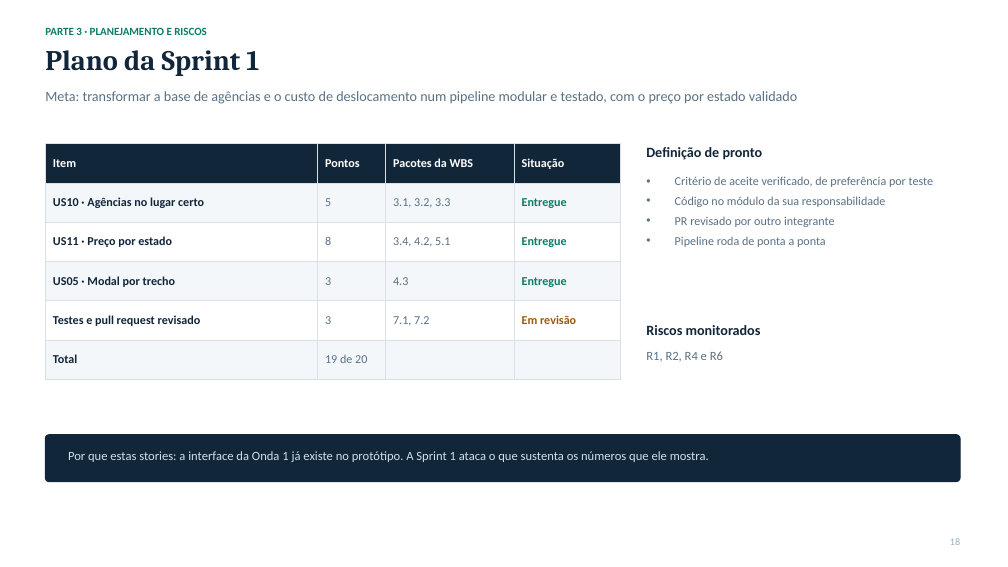
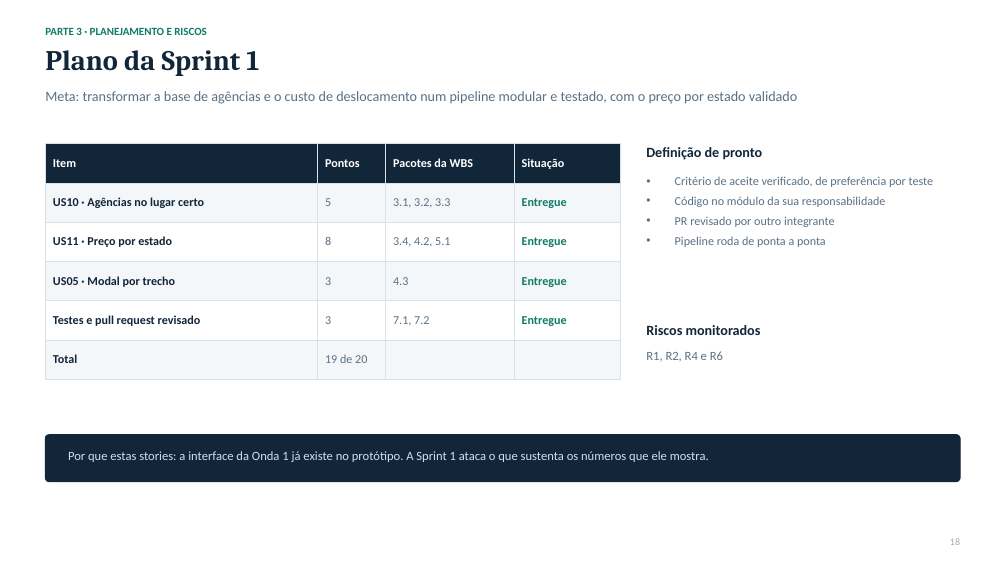
Before and after one commit to davi-cassiano/Projeto-Varela, a slide deck: slide 18 of docs/apresentacao-checkpoint-4-6.pptx. Drawn at 1008x567 pixels with LibreOffice and Linux fonts; fonts in the diff are those of the drawing. Boxes give left, top, right and bottom in pixels: in the first picture for what was removed or moved away, otherwise in the second. Text is boxed around its words. In the diff, an @@ line names an element or a change of style, - is before the commit and + after.

```diff
--- a/docs/apresentacao-checkpoint-4-6.pptx
+++ b/docs/apresentacao-checkpoint-4-6.pptx
@@ table at (45,144,620,367) @@
-row 5, column 4: Em revisão
+row 5, column 4: Entregue
```
Also in this commit, not shown: 2 other slides changed.
